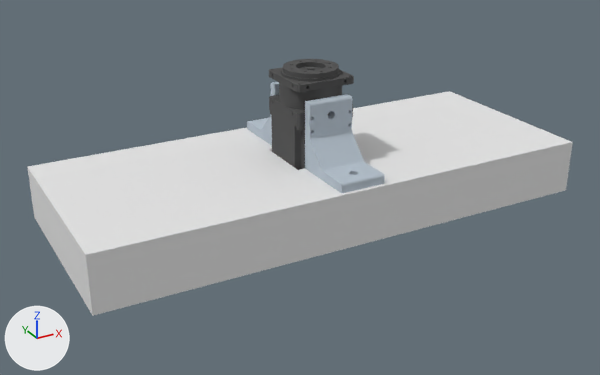
A saved change to the COLLADA model manipulator_description/meshes/JeRoTIMON/id_1.dae.
The view is the same before and after, from a 50 mm lens placed at (-0.336, -0.593, 0.315), pointed at (-0.016, -0.011, 0.024). Every picture has the same lights, and +X, +Y and +Z are marked at lower left. Where no turn or scale is listed for an object, it has been applied to the vertices.

Names of what the first picture shows: 'H54-200-S500-R', 'Part 1', 'Part 1.001', 'Part 1.002'.
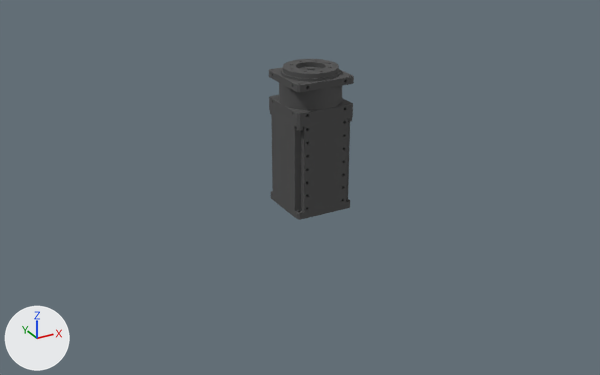
Edits to the bpy script that builds the scene:
```text
Remove ob_part_1:
    ob_part_1 = bpy.data.objects.new('Part 1', me_part_1)
    ob_part_1.location = (0.0, 0.0, 0.0)
Remove ob_part_1_001:
    ob_part_1_001 = bpy.data.objects.new('Part 1.001', me_part_1_001)
    ob_part_1_001.parent = ob_id_1
    ob_part_1_001.location = (0.0203, -0.027, 0.048)
    ob_part_1_001.rotation_euler = (0.0, 0.0, -1.571)  # degrees (0, 0, -90)
Remove ob_part_1_002:
    ob_part_1_002 = bpy.data.objects.new('Part 1.002', me_part_1_001)
    ob_part_1_002.parent = ob_id_1
    ob_part_1_002.location = (-0.0203, 0.027, 0.048)
    ob_part_1_002.rotation_euler = (0.0, 0.0, 1.571)  # degrees (0, 0, 90)
```

Boxes [x1, y1, x2, y2] around the edits, measured in the pictures (600 x 375 px):
'Part 1', deleted: before [27, 91, 573, 316]
'Part 1.001', deleted: before [305, 94, 385, 193]
'Part 1.002', deleted: before [247, 82, 279, 146]
